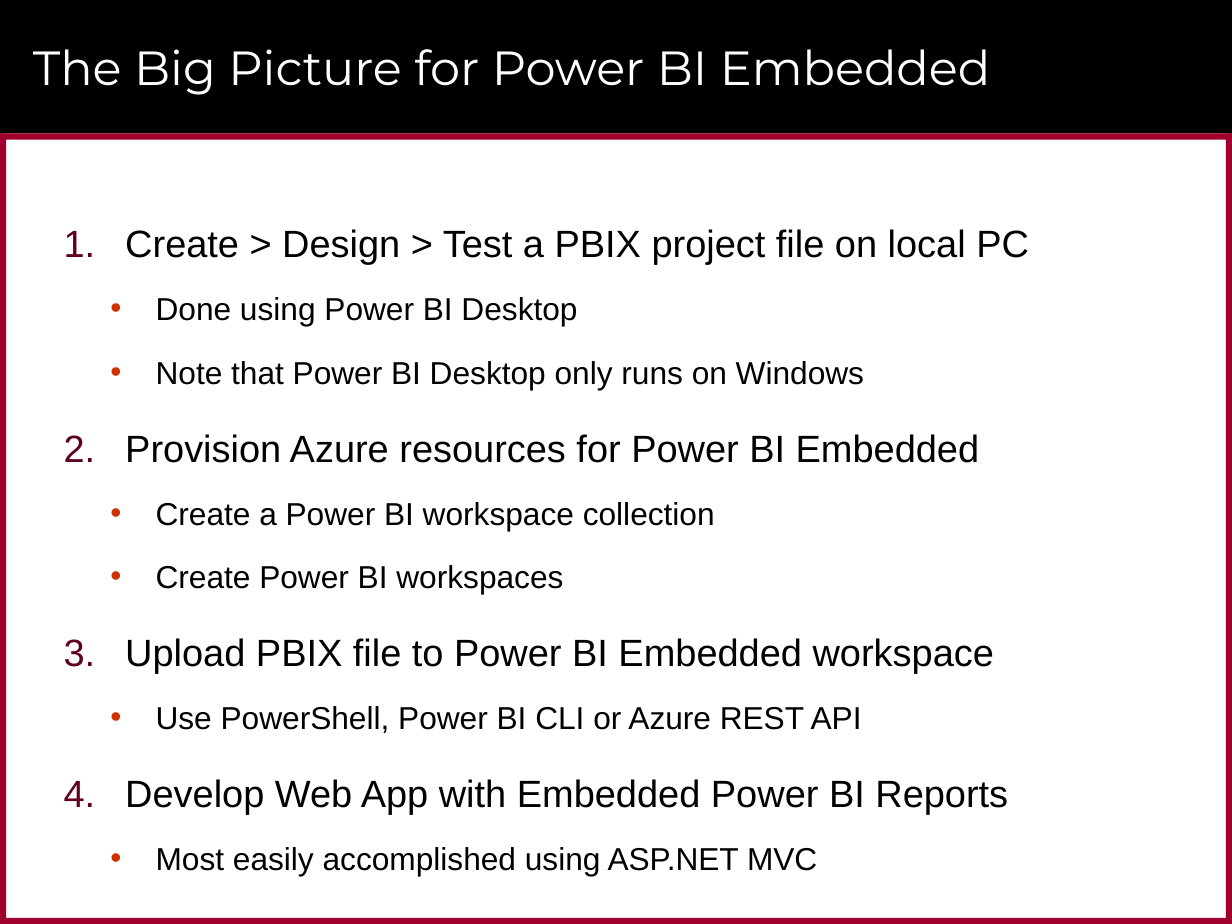
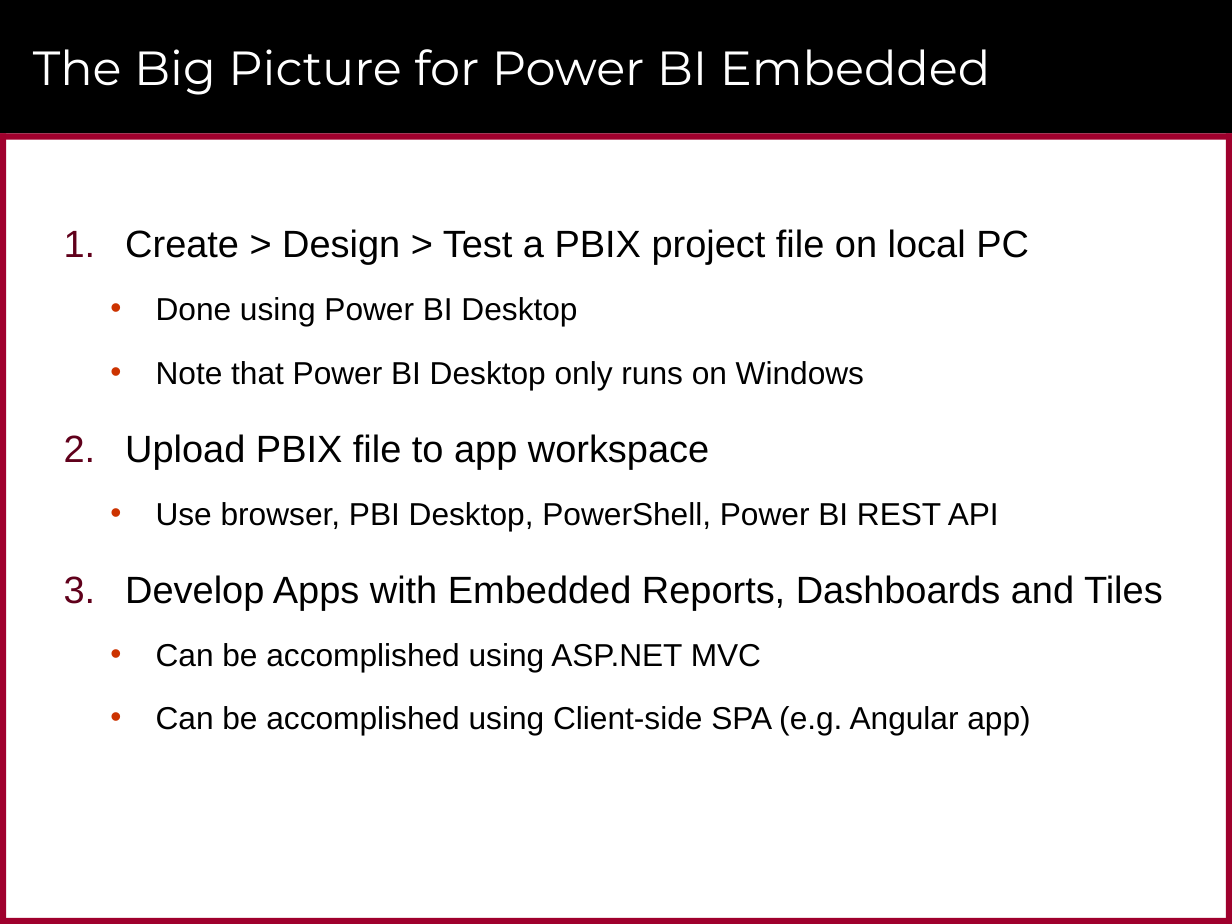
Before and after one commit to CriticalPathTraining/DevInADay, a slide deck: slide 24 of Modules/01_Intro/slides.pptx (slide 35 before the commit). Drawn at 1232x924 pixels with LibreOffice and Linux fonts; fonts in the diff are those of the drawing; background and template pictures are left out. Boxes give left, top, right and bottom in pixels: in the first picture for what was removed or moved away, otherwise in the second. Text is boxed around its words. In the diff, an @@ line names an element or a change of style, - is before the commit and + after.

```diff
--- a/Modules/01_Intro/slides.pptx
+++ b/Modules/01_Intro/slides.pptx
@@ text at [125,434,1163,735]: text changed @@
-2. Provision Azure resources for Power BI Embedded
-  • Create a Power BI workspace collection
-  • Create Power BI workspaces
-3. Upload PBIX file to Power BI Embedded workspace
-  • Use PowerShell, Power BI CLI or Azure REST API
-4. Develop Web App with Embedded Power BI Reports
-  • Most easily accomplished using ASP.NET MVC
+2. Upload PBIX file to app workspace
+  • Use browser, PBI Desktop, PowerShell, Power BI REST API
+3. Develop Apps with Embedded Reports, Dashboards and Tiles
+  • Can be accomplished using ASP.NET MVC
+  • Can be accomplished using Client-side SPA (e.g. Angular app)
```
Also in this commit, not shown: 12 other slides changed, 2 slides added, 14 slides removed, 12 other files.
